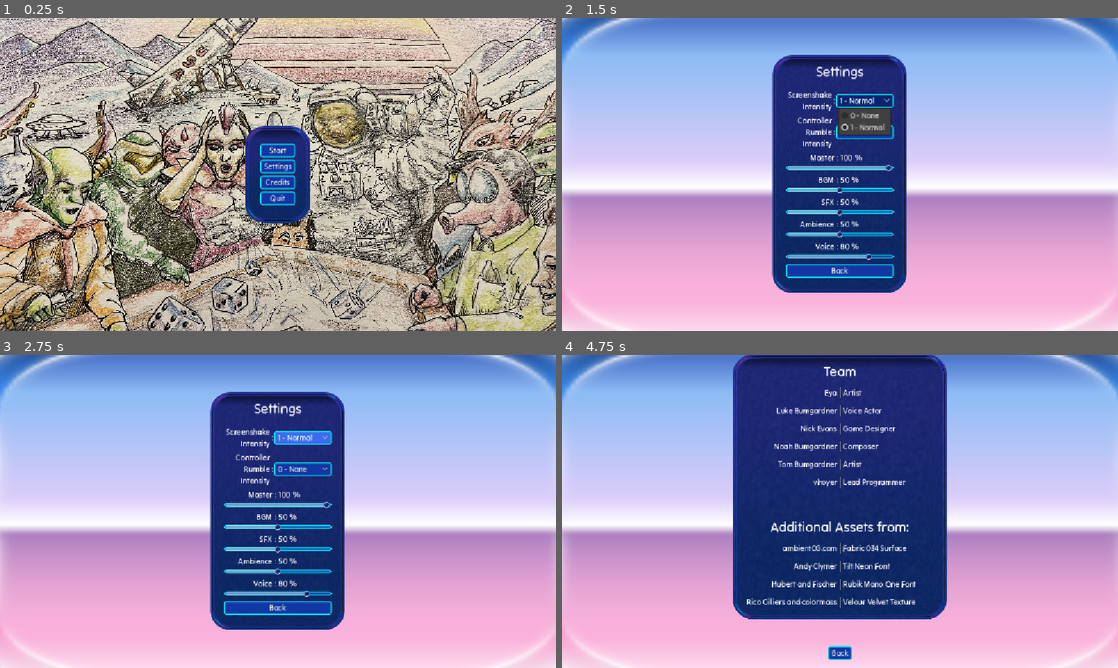
Above: before the commit, frames 1-4 (two rows, left to right).
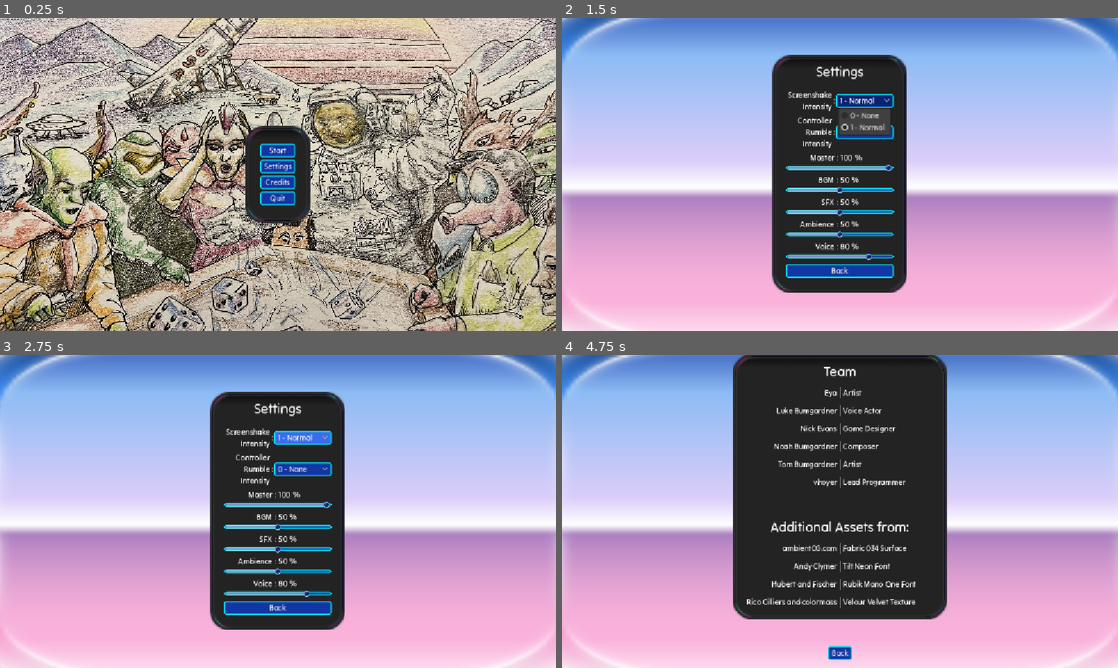
Above: after the commit, the same moments.

Repository: vhoyer/ludum_dare_60
Game: Godot game, scene res://stages/main_menu/main_menu.tscn
The game is run twice, just before and just after one commit, with the same random seed, the same clock (stepped at 60 frames per second) and the same inputs.
Inputs:
- Up to frame 1 (0.25 s): no input
- Up to frame 2 (1.5 s): click "Settings" at 0.5 s; click "1 - Normal" at 1.25 s
- Up to frame 3 (2.75 s): click "1 - Normal" at 2 s
- Up to frame 4 (4.75 s): click "0 - None" at 2.75 s; click "Back" at 3.5 s; click "Credits" at 4.25 s

The runs differ from the first frame. In frame 1, 2.4% of the frame differs, in the area x 44-56%, y 34-66%; in frame 2, 14%; in frame 3, 15%; in frame 4, 31%, in the area x 30-70%, y 0-85%.

Commit message:
Replace Blue Rough with Gray Smooth

Diff:
--- a/stages/credits/credits.tscn
+++ b/stages/credits/credits.tscn
@@ -2,7 +2,7 @@
 
 [ext_resource type="Script" uid="uid://dpcogepx22kr8" path="res://stages/credits/back_button.gd" id="1_erhdw"]
 [ext_resource type="PackedScene" uid="uid://bqnj75ank41t6" path="res://components/background_default/background_default.tscn" id="1_ufutd"]
-[ext_resource type="Texture2D" uid="uid://cc7f8hwgam7e2" path="res://assets/gui/9slice1.png" id="2_sennw"]
+[ext_resource type="Texture2D" uid="uid://lqihmrvxdvus" path="res://assets/gui/9slice2_smooth.png" id="2_sennw"]
 
 [sub_resource type="StyleBoxLine" id="StyleBoxLine_erhdw"]
 content_margin_left = 0.0
--- a/stages/lose/lose.tscn
+++ b/stages/lose/lose.tscn
@@ -2,7 +2,7 @@
 
 [ext_resource type="PackedScene" uid="uid://bqnj75ank41t6" path="res://components/background_default/background_default.tscn" id="1_04vlq"]
 [ext_resource type="Script" uid="uid://dpcogepx22kr8" path="res://stages/credits/back_button.gd" id="1_w38ji"]
-[ext_resource type="Texture2D" uid="uid://cc7f8hwgam7e2" path="res://assets/gui/9slice1.png" id="2_67ea6"]
+[ext_resource type="Texture2D" uid="uid://lqihmrvxdvus" path="res://assets/gui/9slice2_smooth.png" id="2_67ea6"]
 
 [node name="Lose" type="Control" unique_id=1199745896]
 layout_mode = 3
--- a/stages/main/main.tscn
+++ b/stages/main/main.tscn
@@ -6,7 +6,7 @@
 [ext_resource type="PackedScene" uid="uid://usqu7frh72wo" path="res://components/game_cursor/game_cursor.tscn" id="2_woy08"]
 [ext_resource type="PackedScene" uid="uid://kfbhin5nkdnx" path="res://components/game_table/game_table.tscn" id="5_no1gd"]
 [ext_resource type="Script" uid="uid://d161jm3n6y53c" path="res://components/game_cursor/cursor_on_parent.gd" id="6_4vbm2"]
-[ext_resource type="Texture2D" uid="uid://cc7f8hwgam7e2" path="res://assets/gui/9slice1.png" id="6_17rgw"]
+[ext_resource type="Texture2D" uid="uid://lqihmrvxdvus" path="res://assets/gui/9slice2_smooth.png" id="6_17rgw"]
 [ext_resource type="PackedScene" uid="uid://dnwbop5o5ljf" path="res://components/ui_goal_within_range_of_range/ui_goal_within_range_of_range_wide.tscn" id="6_drn0y"]
 [ext_resource type="Script" uid="uid://bkm48xrdtc50e" path="res://stages/main/debug_label.gd" id="6_no1gd"]
 [ext_resource type="Resource" uid="uid://i1wcyjmq7t4p" path="res://components/game_cursor/cursors/hand.tres" id="7_no1gd"]
--- a/stages/main_menu/main_menu.tscn
+++ b/stages/main_menu/main_menu.tscn
@@ -2,7 +2,7 @@
 
 [ext_resource type="Script" uid="uid://7i1g42nagf2j" path="res://stages/main_menu/start_button.gd" id="1_6almw"]
 [ext_resource type="PackedScene" uid="uid://fn5c0pwwd20k" path="res://components/background_default/background_custom_gathered_at_table.tscn" id="1_hqqfy"]
-[ext_resource type="Texture2D" uid="uid://cc7f8hwgam7e2" path="res://assets/gui/9slice1.png" id="2_hqqfy"]
+[ext_resource type="Texture2D" uid="uid://lqihmrvxdvus" path="res://assets/gui/9slice2_smooth.png" id="2_hqqfy"]
 [ext_resource type="PackedScene" uid="uid://usqu7frh72wo" path="res://components/game_cursor/game_cursor.tscn" id="2_owbi8"]
 [ext_resource type="Script" uid="uid://d161jm3n6y53c" path="res://components/game_cursor/cursor_on_parent.gd" id="2_wyd67"]
 [ext_resource type="Resource" uid="uid://d17wkpun5jdvw" path="res://components/game_cursor/cursors/hammer.tres" id="3_7wn7o"]
--- a/stages/settings_menu/settings_menu.tscn
+++ b/stages/settings_menu/settings_menu.tscn
@@ -3,7 +3,7 @@
 [ext_resource type="PackedScene" uid="uid://bmh68yefaofg8" path="res://components/settings/settings_menu_content.tscn" id="1_orxww"]
 [ext_resource type="Script" uid="uid://bu4cyxumobyrd" path="res://stages/settings_menu/settings_menu.gd" id="1_ttqbk"]
 [ext_resource type="PackedScene" uid="uid://bqnj75ank41t6" path="res://components/background_default/background_default.tscn" id="2_xfgow"]
-[ext_resource type="Texture2D" uid="uid://cc7f8hwgam7e2" path="res://assets/gui/9slice1.png" id="3_nihyy"]
+[ext_resource type="Texture2D" uid="uid://lqihmrvxdvus" path="res://assets/gui/9slice2_smooth.png" id="3_nihyy"]
 
 [node name="SettingsMenu" type="Control" unique_id=1569673479]
 layout_mode = 3
--- a/stages/win/win.tscn
+++ b/stages/win/win.tscn
@@ -2,7 +2,7 @@
 
 [ext_resource type="PackedScene" uid="uid://bqnj75ank41t6" path="res://components/background_default/background_default.tscn" id="1_gnyxa"]
 [ext_resource type="Script" uid="uid://dpcogepx22kr8" path="res://stages/credits/back_button.gd" id="1_jde28"]
-[ext_resource type="Texture2D" uid="uid://cc7f8hwgam7e2" path="res://assets/gui/9slice1.png" id="2_qnia1"]
+[ext_resource type="Texture2D" uid="uid://lqihmrvxdvus" path="res://assets/gui/9slice2_smooth.png" id="2_qnia1"]
 
 [node name="Win" type="Control" unique_id=1199745896]
 layout_mode = 3
